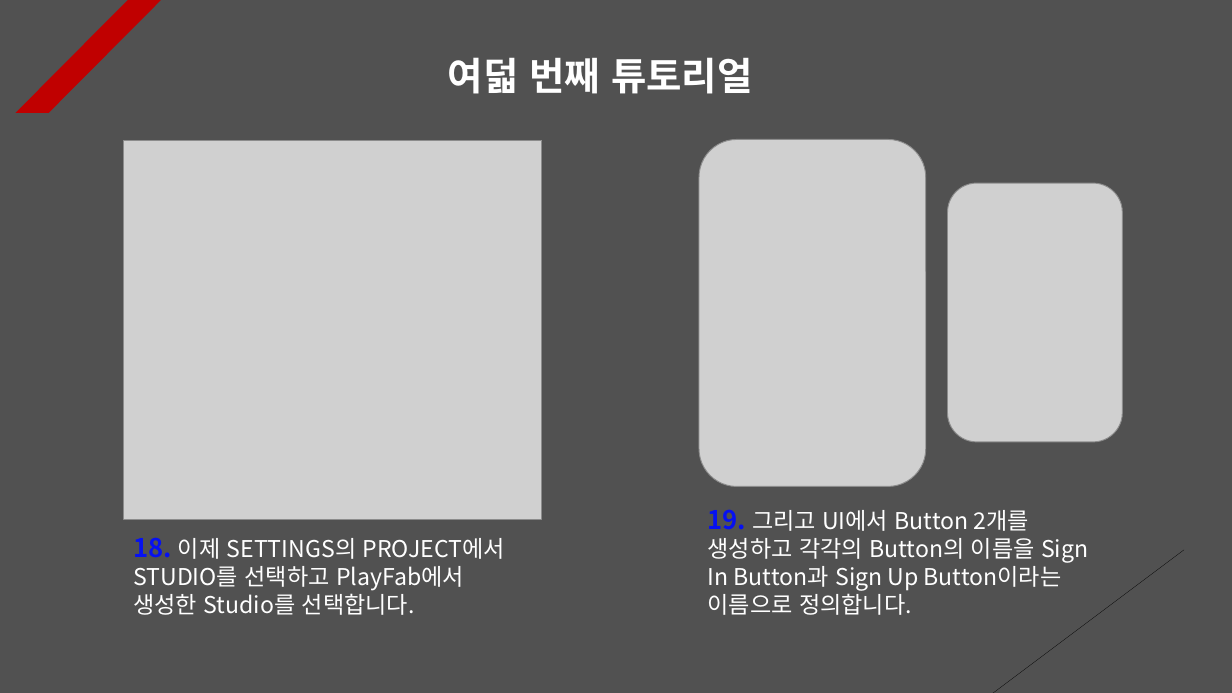
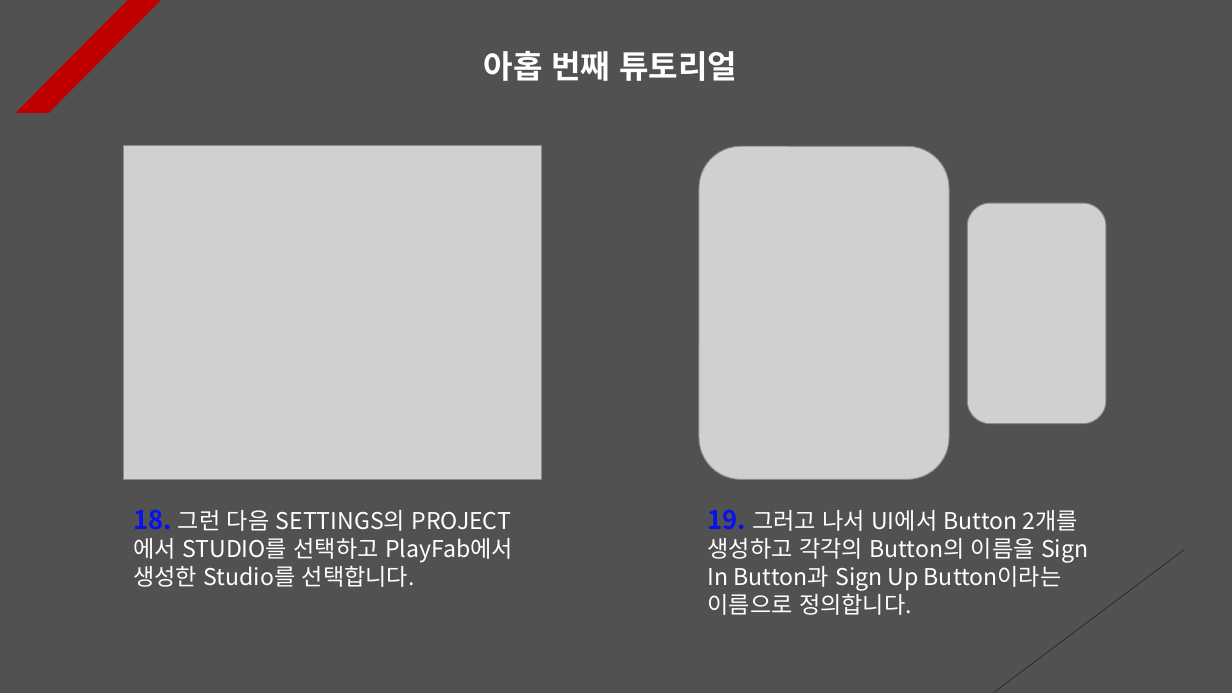
Before and after one commit to Unity2033/3D-UnityEngine, a slide deck: slide 9 of Assets/Class/Photon Server/PPT Data/Photon PlayFab.pptx (slide 8 before the commit). Drawn at 1232x693 pixels with LibreOffice and Linux fonts; fonts in the diff are those of the drawing; grey boxes stand for pictures. Boxes give left, top, right and bottom in pixels: in the first picture for what was removed or moved away, otherwise in the second. Text is boxed around its words. In the diff, an @@ line names an element or a change of style, - is before the commit and + after.

```diff
--- a/Assets/Class/Photon Server/PPT Data/Photon PlayFab.pptx
+++ b/Assets/Class/Photon Server/PPT Data/Photon PlayFab.pptx
@@ text at <box>484,51,737,81</box>: text changed; size 30 to 25 pt @@
-여덟 번째 튜토리얼
+아홉 번째 튜토리얼
@@ picture: place and size @@
-picture at <box>124,140,542,519</box>
+picture at <box>124,145,542,480</box>
@@ picture: place and size @@
-picture at <box>700,140,926,487</box>
+picture at <box>700,146,950,479</box>
@@ picture: place and size @@
-picture at <box>947,183,1122,442</box>
+picture at <box>968,203,1106,424</box>
@@ text at <box>133,509,513,587</box>: text changed @@
-18. 이제 SETTINGS의 PROJECT에서 STUDIO를 선택하고 PlayFab에서 생성한 Studio를 선택합니다.
+18. 그런 다음 SETTINGS의 PROJECT에서 STUDIO를 선택하고 PlayFab에서 생성한 Studio를 선택합니다.
@@ text at <box>708,509,1088,615</box>: text changed @@
-19. 그리고 UI에서 Button 2개를 생성하고 각각의 Button의 이름을 Sign In Button과 Sign Up Button이라는 이름으로 정의합니다.
+19. 그러고 나서 UI에서 Button 2개를 생성하고 각각의 Button의 이름을 Sign In Button과 Sign Up Button이라는 이름으로 정의합니다.
```
Also in this commit, not shown: 11 other slides changed, 2 slides added, 47 other files.
